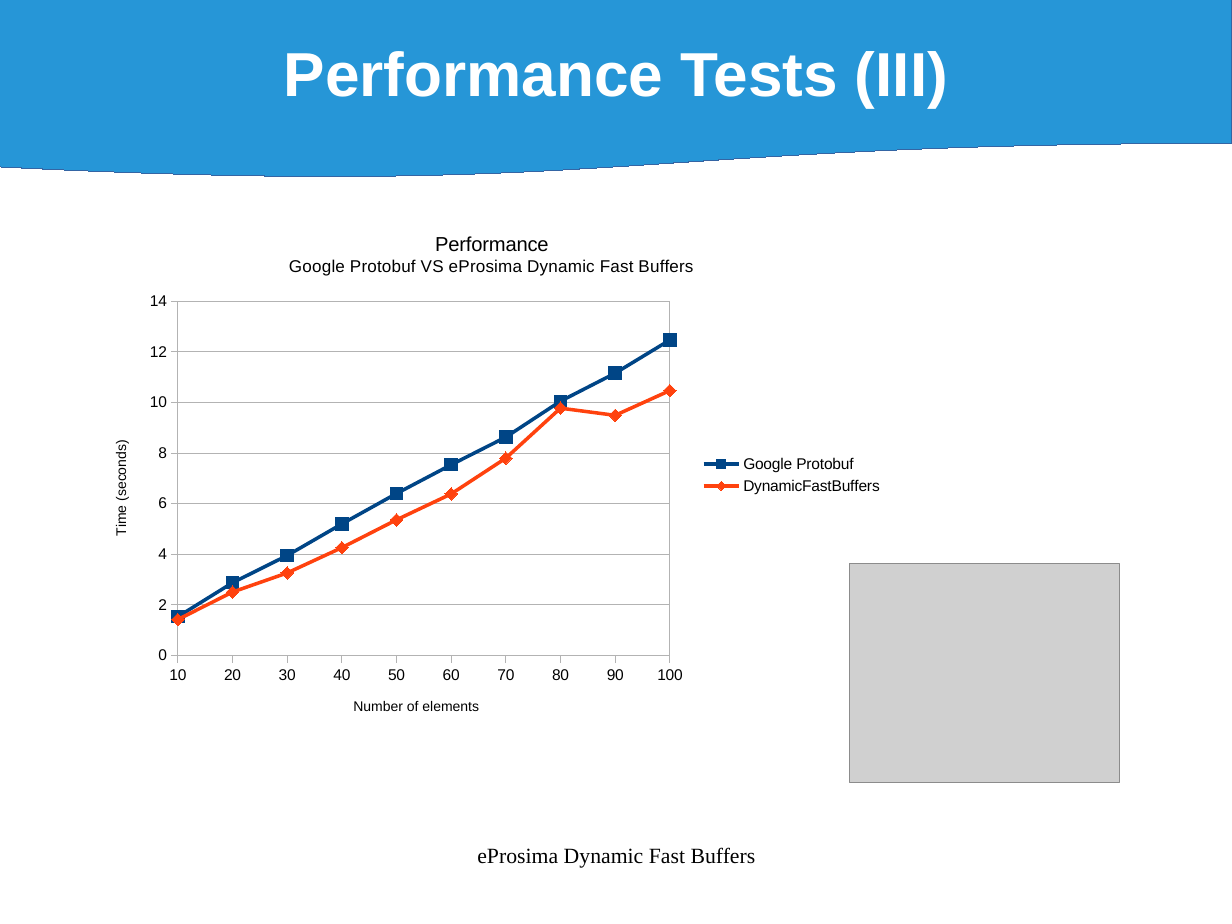
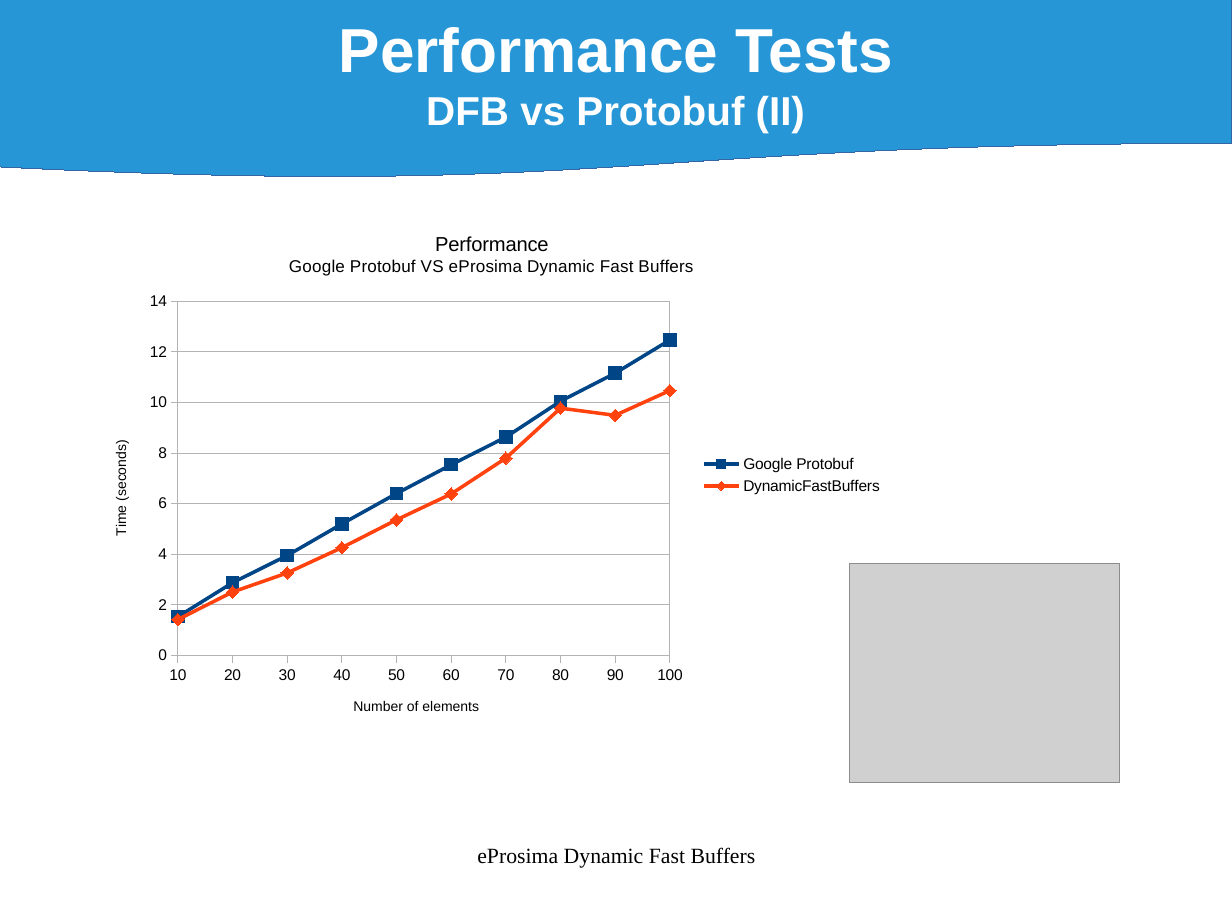
Before and after one commit to eProsima/Dynamic-Fast-Buffers, a slide deck: slide 25 of doc/DynamicFastBuffers_v0.1.odp (slide 16 before the commit). Drawn at 1232x924 pixels with LibreOffice and Linux fonts; fonts in the diff are those of the drawing; grey boxes stand for pictures. Boxes give left, top, right and bottom in pixels: in the first picture for what was removed or moved away, otherwise in the second. Text is boxed around its words. In the diff, an @@ line names an element or a change of style, - is before the commit and + after.

```diff
--- a/doc/DynamicFastBuffers_v0.1.odp
+++ b/doc/DynamicFastBuffers_v0.1.odp
@@ text in flow chart document at (x1=339, y1=27, x2=892, y2=133): text changed; size 40 to 26 pt @@
-Performance Tests (III)
+Performance Tests
+DFB vs Protobuf (II)
```
Also in this commit, not shown: 3 other slides changed, 21 slides added, 8 other files.
